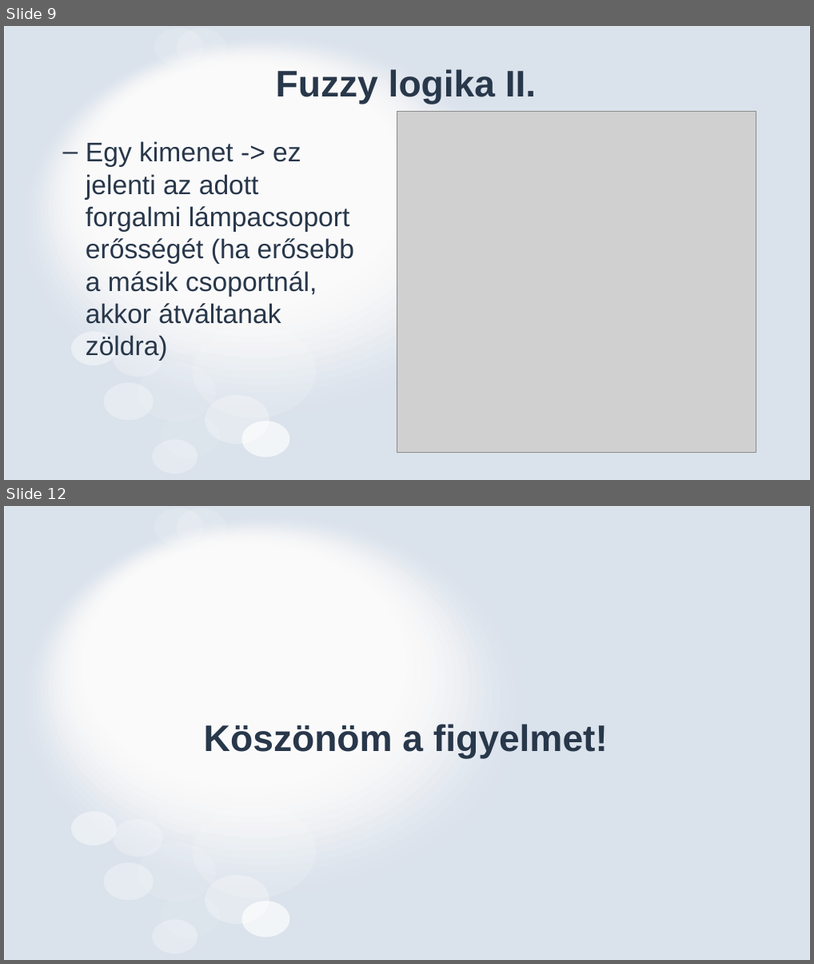
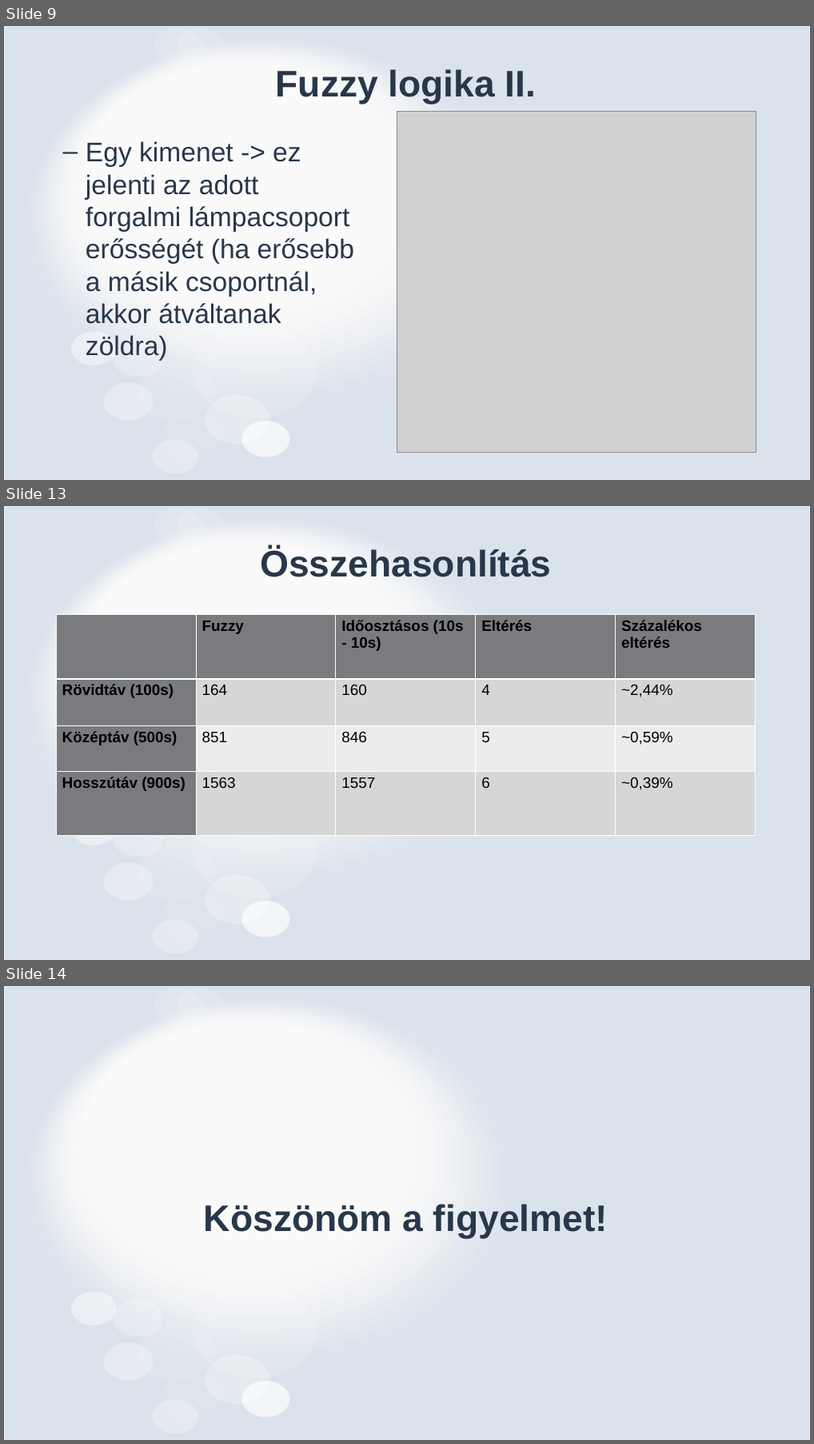
Before and after one commit to Gyorgy0/fuzzy-traffic-controller, a slide deck: Fuzzy rendszerek - prezentáció - Juraj Lukovics.pptx. Shown one above the other, each under a label of ours: slides 9 and 12 before the commit, slides 9, 13 and 14 after it; the slides between them are not shown. The pictures are 814x964 and 814x1444 pixels, drawn with LibreOffice and Linux fonts; fonts in the diff are those of the drawing; grey boxes stand for pictures. Boxes give left, top, right and bottom in pixels: in the first picture for what was removed or moved away, otherwise in the second. Text is boxed around its words. In the diff, an @@ line names an element or a change of style, - is before the commit and + after.

```diff
--- a/Fuzzy rendszerek - prezentáció - Juraj Lukovics.pptx
+++ b/Fuzzy rendszerek - prezentáció - Juraj Lukovics.pptx
@@ slide 13 added at (4, 506, 810, 960), background #FFFFFF; not listed: 31 template elements that a slide beside it also shows @@
@@ title added at (260, 548, 551, 577), 44 pt, text #28374A, bold @@
+Összehasonlítás
@@ table added at (56, 615, 754, 794), 4 rows, 5 columns @@
+ | Fuzzy | Időosztásos (10s - 10s) | Eltérés | Százalékos eltérés
+Rövidtáv (100s) | 164 | 160 | 4 | ~2,44%
+Középtáv (500s) | 851 | 846 | 5 | ~0,59%
+Hosszútáv (900s) | 1563 | 1557 | 6 | ~0,39%
@@ what was slide 12 is now slide 14 @@
```
Also in this commit, not shown: 3 slides changed, 1 other slide added.
